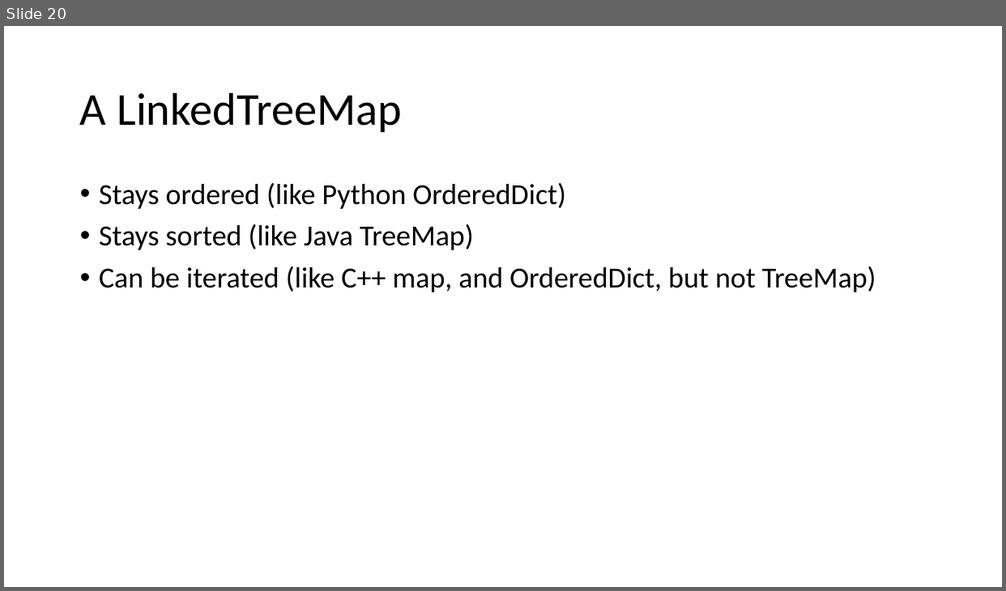
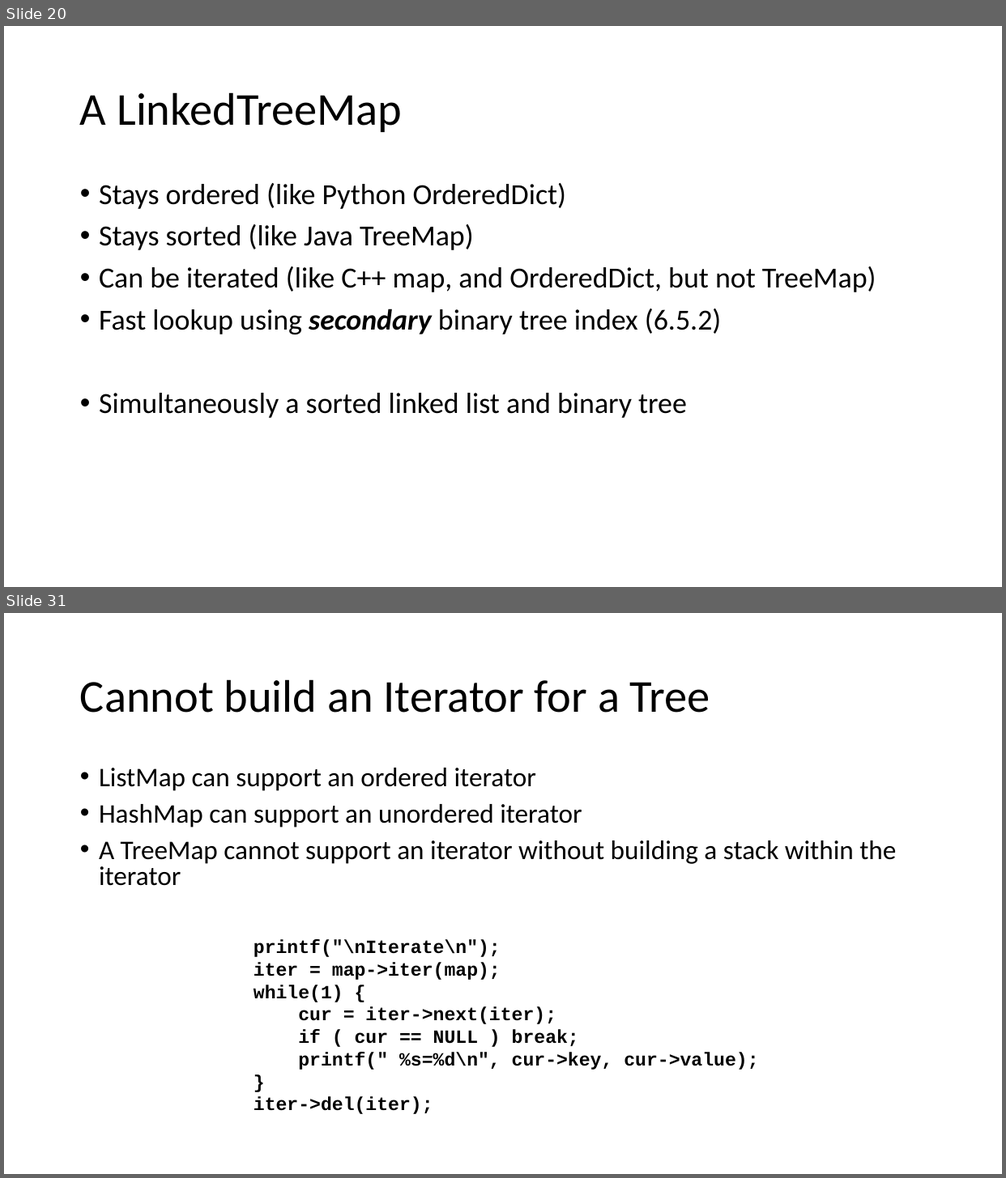
Before and after one commit to csev/cc4e, a slide deck: lectures/CC-05-Trees-Hash.pptx. Shown one above the other, each under a label of ours: slide 20 before the commit, slides 20 and 31 after it; the slides between them are not shown. The pictures are 1006x591 and 1006x1178 pixels, drawn with LibreOffice and Linux fonts; fonts in the diff are those of the drawing. Boxes give left, top, right and bottom in pixels: in the first picture for what was removed or moved away, otherwise in the second. Text is boxed around its words. In the diff, an @@ line names an element or a change of style, - is before the commit and + after.

```diff
--- a/lectures/CC-05-Trees-Hash.pptx
+++ b/lectures/CC-05-Trees-Hash.pptx
@@ slide 31 added at <box>4,613,1002,1174</box>, background #FFFFFF @@
@@ title added at <box>80,679,710,713</box>, 44 pt, text #000000 @@
+Cannot build an Iterator for a Tree
@@ text added at <box>99,768,896,886</box>, 25.9 pt, text #000000 @@
+• ListMap can support an ordered iterator
+• HashMap can support an unordered iterator
+• A TreeMap cannot support an iterator without building a stack within the iterator
@@ text added at <box>253,940,758,1114</box>, 18 pt, text #000000, bold @@
+printf("\nIterate\n");
+iter = map->iter(map);
+while(1) {
+cur = iter->next(iter);
+if ( cur == NULL ) break;
+printf(" %s=%d\n", cur->key, cur->value);
+}
+iter->del(iter);
@@ slide 20 changed as well @@
@@ text at <box>99,309,721,418</box>: paragraphs added @@
+• Fast lookup using secondary binary tree index (6.5.2)
+• Simultaneously a sorted linked list and binary tree
```
Also in this commit, not shown: 1 other slide changed, 14 other slides added, 1 slide removed, 1 other file.
